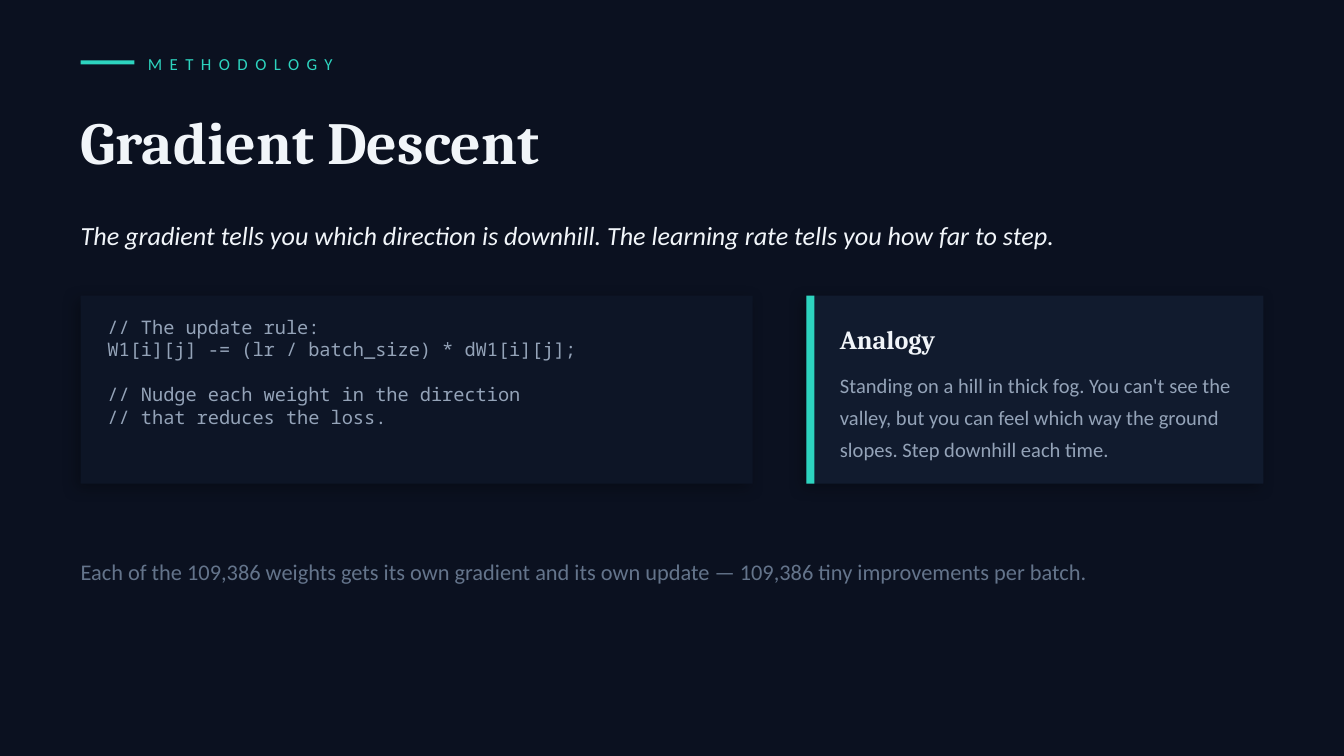
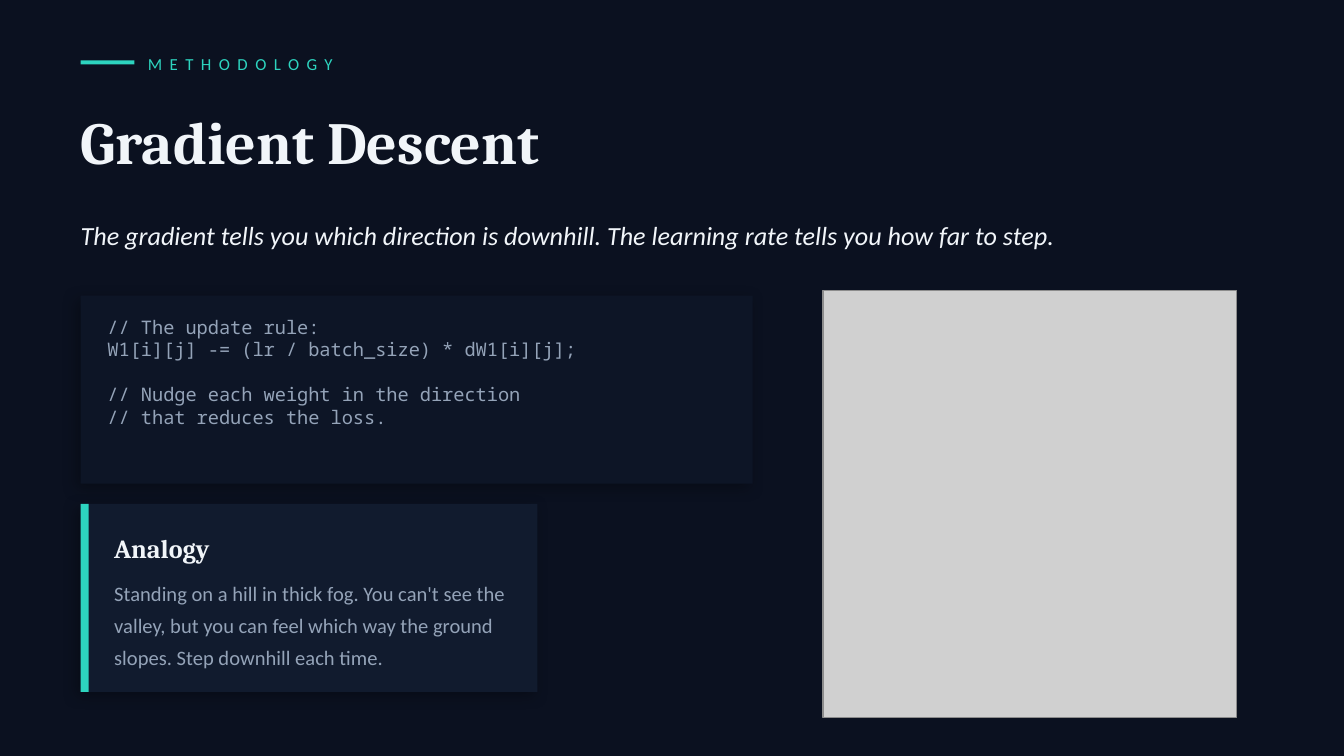
Before and after one commit to BerryThePancake/COSC-1310_Procedural_Programming, a slide deck: slide 9 of Project/Neural_Network_Presentation.pptx. Drawn at 1344x756 pixels with LibreOffice and Linux fonts; fonts in the diff are those of the drawing; grey boxes stand for pictures. Boxes give left, top, right and bottom in pixels: in the first picture for what was removed or moved away, otherwise in the second. Text is boxed around its words. In the diff, an @@ line names an element or a change of style, - is before the commit and + after.

```diff
--- a/Project/Neural_Network_Presentation.pptx
+++ b/Project/Neural_Network_Presentation.pptx
@@ picture added at (x1=823, y1=290, x2=1236, y2=718) @@
@@ 2 texts, 2 rectangles moved together from (x1=806, y1=296, x2=1263, y2=484) to (x1=81, y1=504, x2=538, y2=692) @@
@@ text removed at (x1=81, y1=564, x2=1086, y2=584) @@
-Each of the 109,386 weights gets its own gradient and its own update — 109,386 tiny improvements per batch.
```
Also in this commit, not shown: 2 other slides changed.
